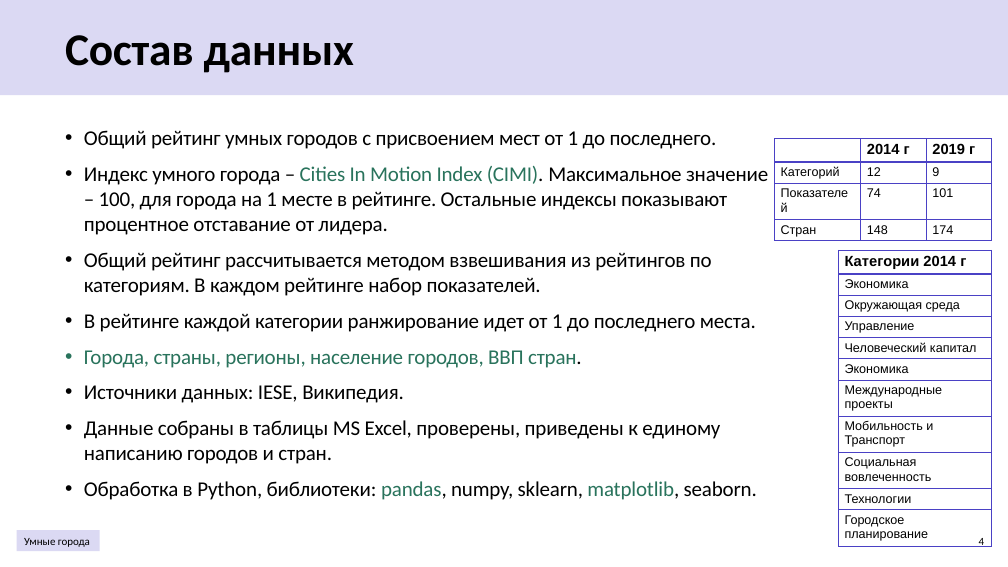
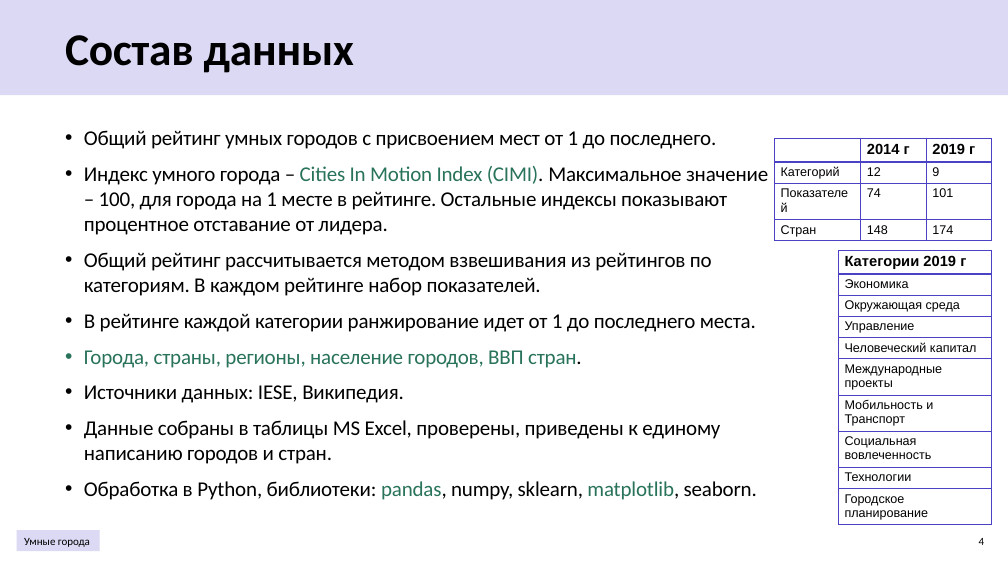
Before and after one commit to izelberg/Smart_Cities, a slide deck: slide 4 of Умные города.pptx. Drawn at 1008x567 pixels with LibreOffice and Linux fonts; fonts in the diff are those of the drawing. Boxes give left, top, right and bottom in pixels: in the first picture for what was removed or moved away, otherwise in the second. Text is boxed around its words. In the diff, an @@ line names an element or a change of style, - is before the commit and + after.

```diff
--- a/Умные города.pptx
+++ b/Умные города.pptx
@@ table at (839,250,992,524) @@
-row 1, column 1: Категории 2014 г
+row 1, column 1: Категории 2019 г
-row 6: Экономика
```
Also in this commit, not shown: 2 other slides changed, 2 other files.
